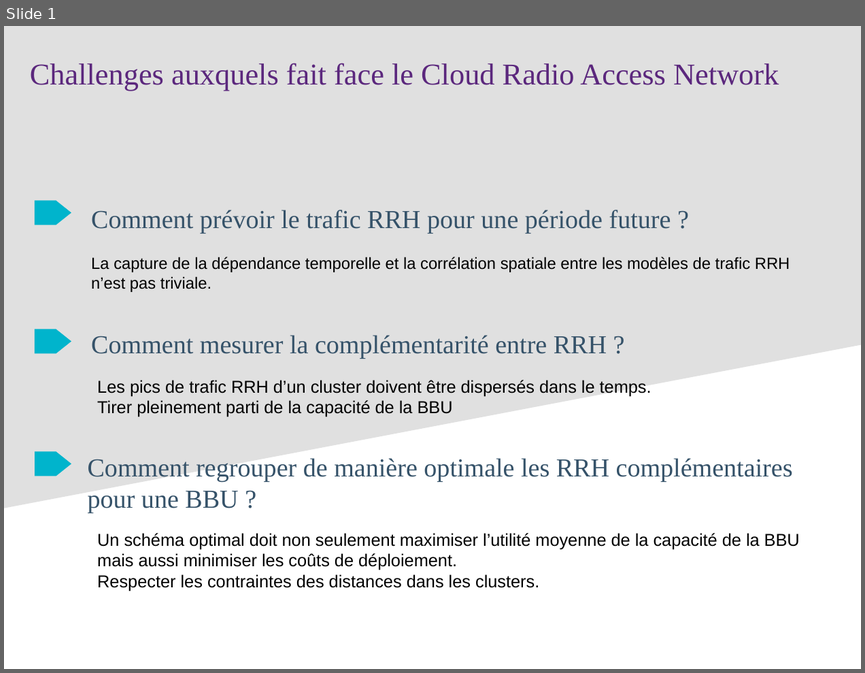
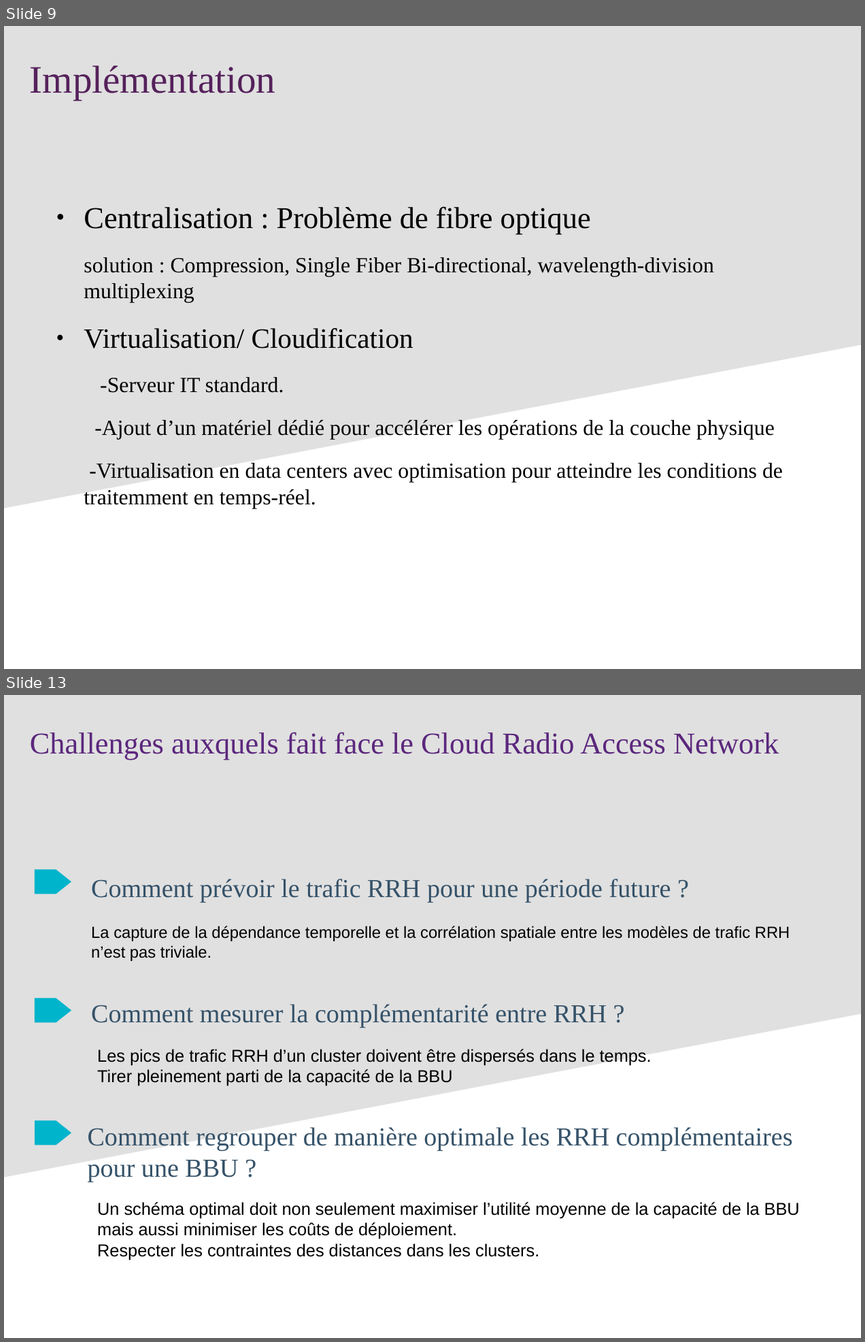
Before and after one commit to hanane-djeddal/PLDAC, a slide deck: reunions/Presentations/Presentation 1.odp. Shown one above the other, each under a label of ours: slide 1 before the commit, slides 9 and 13 after it; the slides between them are not shown. The pictures are 865x673 and 865x1342 pixels, drawn with LibreOffice and Linux fonts; fonts in the diff are those of the drawing. Boxes give left, top, right and bottom in pixels: in the first picture for what was removed or moved away, otherwise in the second. Text is boxed around its words. In the diff, an @@ line names an element or a change of style, - is before the commit and + after.

```diff
--- a/reunions/Presentations/Presentation 1.odp
+++ b/reunions/Presentations/Presentation 1.odp
@@ slide 9 added at bbox=[4, 26, 861, 669], background #FFFFFF; not listed: 1 template element that a slide beside it also shows @@
@@ text added at bbox=[30, 65, 275, 100], 36 pt, text #55215B @@
+Implémentation
@@ text added at bbox=[84, 206, 783, 508], 20 pt, text #000000 @@
+● Centralisation : Problème de fibre optique
+solution : Compression, Single Fiber Bi-directional, wavelength-division multiplexing
+● Virtualisation/ Cloudification
+-Serveur IT standard.
+-Ajout d’un matériel dédié pour accélérer les opérations de la couche physique
+-Virtualisation en data centers avec optimisation pour atteindre les conditions de traitemment en temps-réel.
@@ what was slide 1 is now slide 13 @@
```
Also in this commit, not shown: 12 other slides added, 18 other files.
